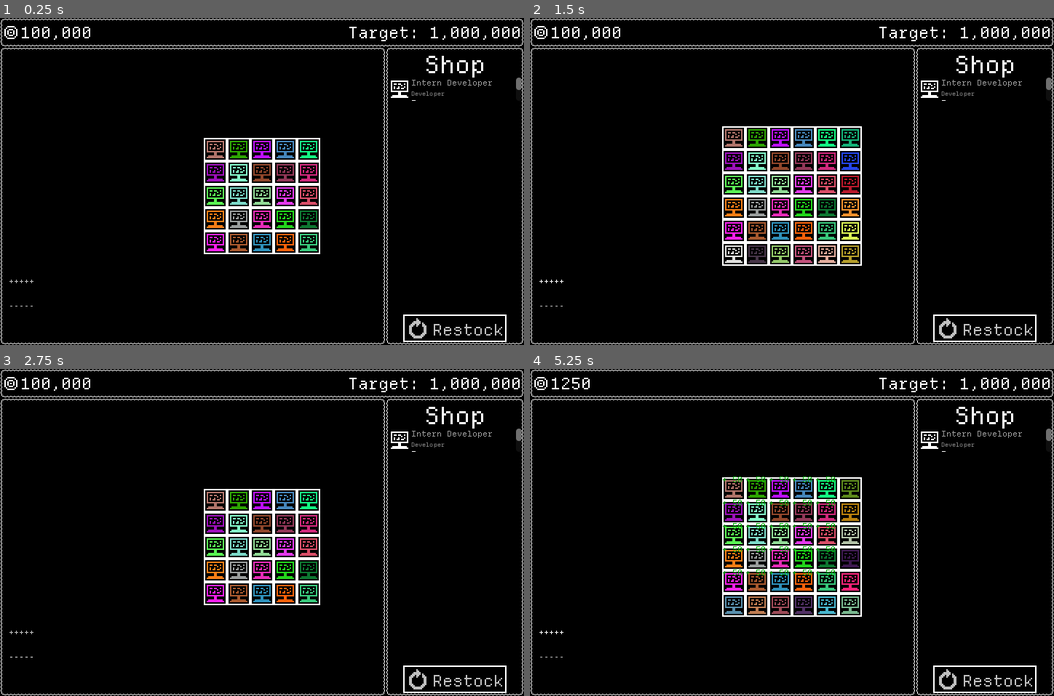
Above: before the commit, frames 1-4 (two rows, left to right).
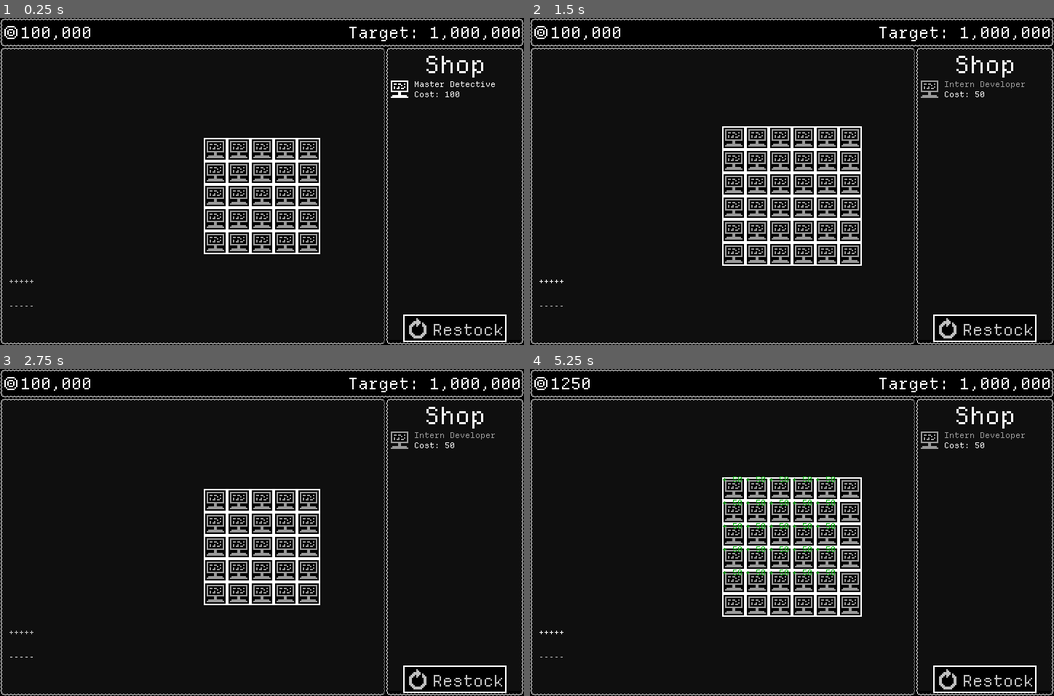
Above: after the commit, the same moments.

Repository: GemDust0/TooBigToFail
Game: Godot game, scene res://Scenes/CorporateSim.tscn
The game is run twice, just before and just after one commit, with the same random seed, the same clock (stepped at 60 frames per second) and the same inputs. This scene is started directly instead of the project's main scene.
Inputs:
- Up to frame 1 (0.25 s): no input
- Up to frame 2 (1.5 s): click "Restock" at 0.5 s; click "+++++" at 1.25 s
- Up to frame 3 (2.75 s): click "-----" at 2 s
- Up to frame 4 (5.25 s): click "+++++" at 2.75 s; click "-----" at 3.5 s; click "Restock" at 4.25 s; click "+++++" at 5 s

The runs differ from the first frame. In frame 1, 2.6% of the frame differs, in the area x 39-100%, y 9-100%; in frame 2, 3.7%, in the area x 37-100%, y 9-100%; in frame 3, 2.7%; in frame 4, 3.7%.

Commit message:
Shop changes

Diff:
--- a/Assets/DefaultTheme.tres
+++ b/Assets/DefaultTheme.tres
@@ -5,8 +5,6 @@
 [sub_resource type="StyleBoxEmpty" id="StyleBoxEmpty_emot1"]
 
 [sub_resource type="StyleBoxEmpty" id="StyleBoxEmpty_7whhf"]
-
-[sub_resource type="StyleBoxEmpty" id="StyleBoxEmpty_ltok0"]
 
 [resource]
 default_font_size = 11
@@ -21,4 +19,3 @@
 Button/styles/hover = SubResource("StyleBoxEmpty_i5sur")
 Button/styles/normal = SubResource("StyleBoxEmpty_i5sur")
 Button/styles/pressed = SubResource("StyleBoxEmpty_7whhf")
-PanelContainer/styles/panel = SubResource("StyleBoxEmpty_ltok0")
--- a/Scenes/CorporateSim.tscn
+++ b/Scenes/CorporateSim.tscn
@@ -59,10 +59,11 @@
 mouse_filter = 2
 bbcode_enabled = true
 fit_content = true
+scroll_active = false
 vertical_alignment = 1
 script = ExtResource("7_yop2h")
 
-[node name="MarginContainer" type="MarginContainer" parent="HUD/DescriptionLabel" unique_id=763259352]
+[node name="MarginContainer" type="MarginContainer" parent="HUD/DescriptionLabel" unique_id=431696854]
 show_behind_parent = true
 layout_mode = 1
 anchors_preset = 15
@@ -72,11 +73,9 @@
 grow_vertical = 2
 mouse_filter = 2
 theme_override_constants/margin_left = -2
-theme_override_constants/margin_top = 0
 theme_override_constants/margin_right = -2
-theme_override_constants/margin_bottom = 0
 
-[node name="MarginContainer" type="MarginContainer" parent="HUD/DescriptionLabel/MarginContainer" unique_id=107715257]
+[node name="MarginContainer" type="MarginContainer" parent="HUD/DescriptionLabel/MarginContainer" unique_id=446816828]
 layout_mode = 2
 mouse_filter = 2
 theme_override_constants/margin_left = -2
@@ -84,11 +83,11 @@
 theme_override_constants/margin_right = -2
 theme_override_constants/margin_bottom = -2
 
-[node name="ColorRect" type="ColorRect" parent="HUD/DescriptionLabel/MarginContainer/MarginContainer" unique_id=24657215]
+[node name="ColorRect" type="ColorRect" parent="HUD/DescriptionLabel/MarginContainer/MarginContainer" unique_id=1864047816]
 layout_mode = 2
 mouse_filter = 2
 
-[node name="ColorRect" type="ColorRect" parent="HUD/DescriptionLabel/MarginContainer" unique_id=1752793279]
+[node name="ColorRect" type="ColorRect" parent="HUD/DescriptionLabel/MarginContainer" unique_id=1371724155]
 layout_mode = 2
 mouse_filter = 2
 color = Color(0, 0, 0, 1)
--- a/Scenes/EmployeeShop.tscn
+++ b/Scenes/EmployeeShop.tscn
@@ -59,3 +59,4 @@
 [connection signal="button_up" from="PanelContainer/HBoxContainer/RestockButton" to="PanelContainer/HBoxContainer/RestockButton" method="_on_button_up"]
 [connection signal="mouse_entered" from="PanelContainer/HBoxContainer/RestockButton" to="PanelContainer/HBoxContainer/RestockButton" method="_on_mouse_entered"]
 [connection signal="mouse_exited" from="PanelContainer/HBoxContainer/RestockButton" to="PanelContainer/HBoxContainer/RestockButton" method="_on_mouse_exited"]
+[connection signal="pressed" from="PanelContainer/HBoxContainer/RestockButton" to="." method="restock"]
--- a/Scenes/Employees/InternDeveloper.tscn
+++ b/Scenes/Employees/InternDeveloper.tscn
@@ -3,5 +3,9 @@
 [ext_resource type="PackedScene" uid="uid://bkds4gjqq4ydo" path="res://Scenes/Employee.tscn" id="1_686db"]
 
 [node name="InternDeveloper" unique_id=1534399525 instance=ExtResource("1_686db")]
+texture = null
 type = 0
-description = "{rc}Intern Developer\\n{t}[/color]\\nEarns you some money, doubles adjacent developer income."
+id = "Intern Developer"
+description = "[color=#999999ff]Intern Developer
+[font_size=8]Common 0[/font_size][/color]
+Earns you some money, doubles adjacent developer income."
--- a/Scenes/ShopSlot.tscn
+++ b/Scenes/ShopSlot.tscn
@@ -1,17 +1,29 @@
 [gd_scene format=3 uid="uid://twnakutvu8hd"]
 
 [ext_resource type="Script" uid="uid://blvv4poomvxjq" path="res://Scripts/ShopSlot.gd" id="1_e33cg"]
+[ext_resource type="Texture2D" uid="uid://yso1bpqixddq" path="res://Assets/DeveloperIcon.png" id="2_bd0dc"]
 
 [node name="ShopSlot" type="Control" unique_id=1233281750]
 layout_mode = 3
 anchors_preset = 0
-offset_right = 40.0
-offset_bottom = 40.0
+offset_left = 4.0
+offset_top = 4.0
+offset_right = 44.0
+offset_bottom = 44.0
 script = ExtResource("1_e33cg")
 
-[node name="Description" type="RichTextLabel" parent="." unique_id=367319045]
+[node name="EmployeeIcon" type="TextureRect" parent="." unique_id=1303888686]
 layout_mode = 0
-offset_left = 32.0
+offset_right = 32.0
+offset_bottom = 32.0
+texture = ExtResource("2_bd0dc")
+
+[node name="Cost" type="RichTextLabel" parent="." unique_id=95985746]
+layout_mode = 0
+offset_left = 36.0
 offset_right = 184.0
 offset_bottom = 32.0
 bbcode_enabled = true
+text = "Master Detective
+Cost: 100"
+vertical_alignment = 1
--- a/Scripts/Employee.gd
+++ b/Scripts/Employee.gd
@@ -3,13 +3,16 @@
 
 signal produced(employee: Employee)
 
+@export_enum("Developer", "IT", "Pest") var type: String = "Developer"
 ## Money produced every production
-@export_enum("Developer") var type: String = "Developer"
 @export var production_value: int = 50
 ## Time to produce
 @export var production_time: float = 5.0
 @export_enum("Common", "Uncommon", "Rare", "Epic", "Legendary") var rarity: String = "Common"
-@export var description: String = ""
+@export var id: String
+@export var description: String = "":
+	get:
+		return description.replace("{rc}", "[color=#%s]" % get_rarity_color().to_html()).replace("{id}", id).replace("{t}", "[font_size=8]%s %s[/font_size]" % [rarity, type]).replace("\\n", "\n")
 
 var held: bool = false
 var grid_pos: Vector2i
@@ -19,23 +22,25 @@
 
 func _ready() -> void:
 	if !Engine.is_editor_hint():
-		set_icon()
 		production_timer.wait_time = production_time
 		production_timer.start()
-		description = description.replace("{rc}", "[color=#%s]" % get_rarity_color().to_html()).replace("{t}", "[font_size=8]%s[/font_size]" % type).replace("\\n", "\n")
+		self_modulate = get_rarity_color()
+		texture = get_icon()
 
 func _process(_delta: float) -> void:
 	if Engine.is_editor_hint():
-		set_icon()
+		texture = get_icon()
 
 func _input(event: InputEvent) -> void:
 	if held && (event is InputEventMouseMotion):
 		position += event.relative
 
-func set_icon() -> void:
+func get_icon() -> Texture:
 	match type:
 		"Developer":
-			texture = load("res://Assets/DeveloperIcon.png")
+			return load("res://Assets/DeveloperIcon.png")
+		_:
+			return null
 
 func produce() -> void:
 	produced.emit(self)
--- a/Scripts/EmployeeGrid.gd
+++ b/Scripts/EmployeeGrid.gd
@@ -67,7 +67,9 @@
 			var cursor_grid_pos: Vector2i = get_cursor_grid_pos()
 			if cursor_grid_pos != Vector2i(-1, -1) && grid[cursor_grid_pos].employee != null:
 				held = grid[cursor_grid_pos].employee
+				held.global_position = get_global_mouse_position() - held.size/2
 				held.z_index += 1
+				description.hide()
 		elif event.is_action_released("left_click") && held != null:
 			var cursor_grid_pos: Vector2i = get_cursor_grid_pos()
 			if cursor_grid_pos != Vector2i(-1, -1):
@@ -75,6 +77,7 @@
 			else:
 				held.position = Vector2.ZERO
 			held.z_index -= 1
+			description.show_description(held.description)
 			held = null
 	if event is InputEventMouseMotion:
 		if held != null:
@@ -82,10 +85,11 @@
 		var cursor_grid_pos: Vector2i = get_cursor_grid_pos()
 		if cursor_grid_pos != highlighted_container:
 			if highlighted_container != Vector2i(-1, -1):
-				grid[highlighted_container].highlight.hide()
+				if grid.get(highlighted_container) != null:
+					grid[highlighted_container].highlight.hide()
 			if cursor_grid_pos != Vector2i(-1, -1):
 				grid[cursor_grid_pos].highlight.show()
-				if grid[cursor_grid_pos].employee != null:
+				if grid[cursor_grid_pos].employee != null && held == null:
 					description.show_description(grid[cursor_grid_pos].employee.description)
 				else:
 					description.hide()
--- a/Scripts/EmployeeShop.gd
+++ b/Scripts/EmployeeShop.gd
@@ -1,4 +1,4 @@
 extends TileMapLayer
 
-func _ready() -> void:
+func restock() -> void:
 	$Slots/ShopSlot.set_employee(load("res://Scenes/Employees/InternDeveloper.tscn").instantiate())
--- a/Scripts/ShopSlot.gd
+++ b/Scripts/ShopSlot.gd
@@ -1,9 +1,13 @@
 extends Control
 
-@onready var description: RichTextLabel = $Description
+var employee: Employee
+
+@onready var employeeIcon: TextureRect = $EmployeeIcon
+@onready var cost: RichTextLabel = $Cost
 
 func set_employee(new_employee: Employee) -> void:
-	description.clear()
 	if new_employee != null:
-		add_child(new_employee)
-		description.append_text(new_employee.description)
+		employeeIcon.texture = new_employee.get_icon()
+		employeeIcon.self_modulate = new_employee.get_rarity_color()
+		cost.text = "[color=#%s]%s[/color]\nCost: 50" % [new_employee.get_rarity_color().to_html(), new_employee.id]
+	employee = new_employee
